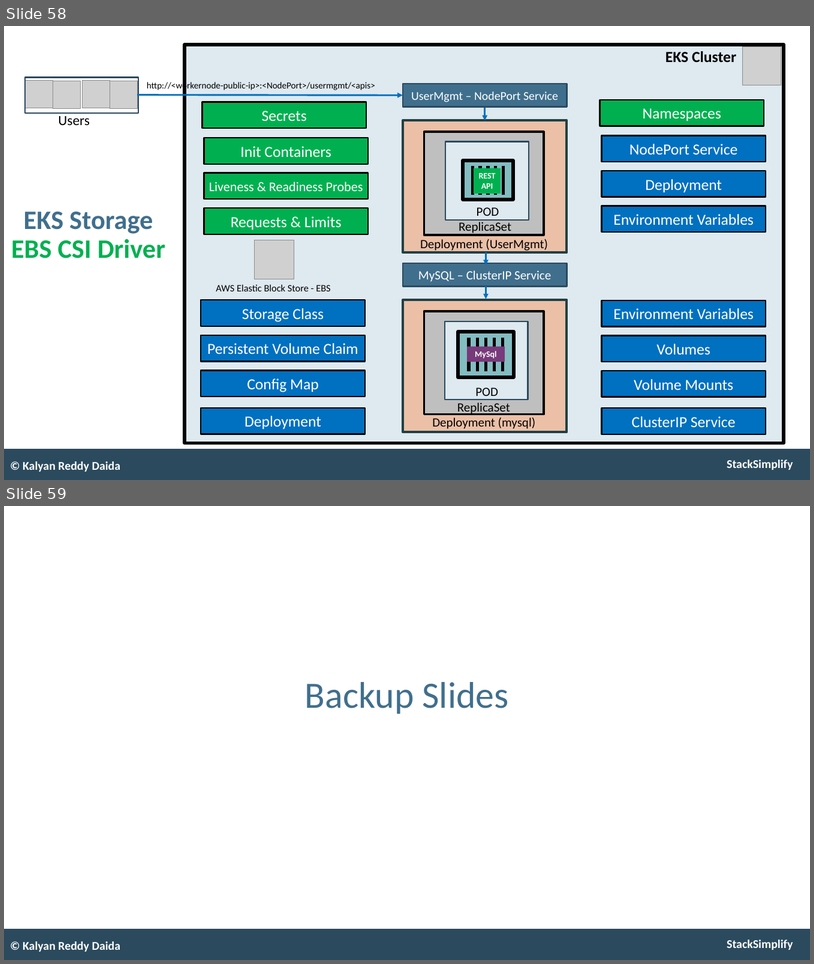
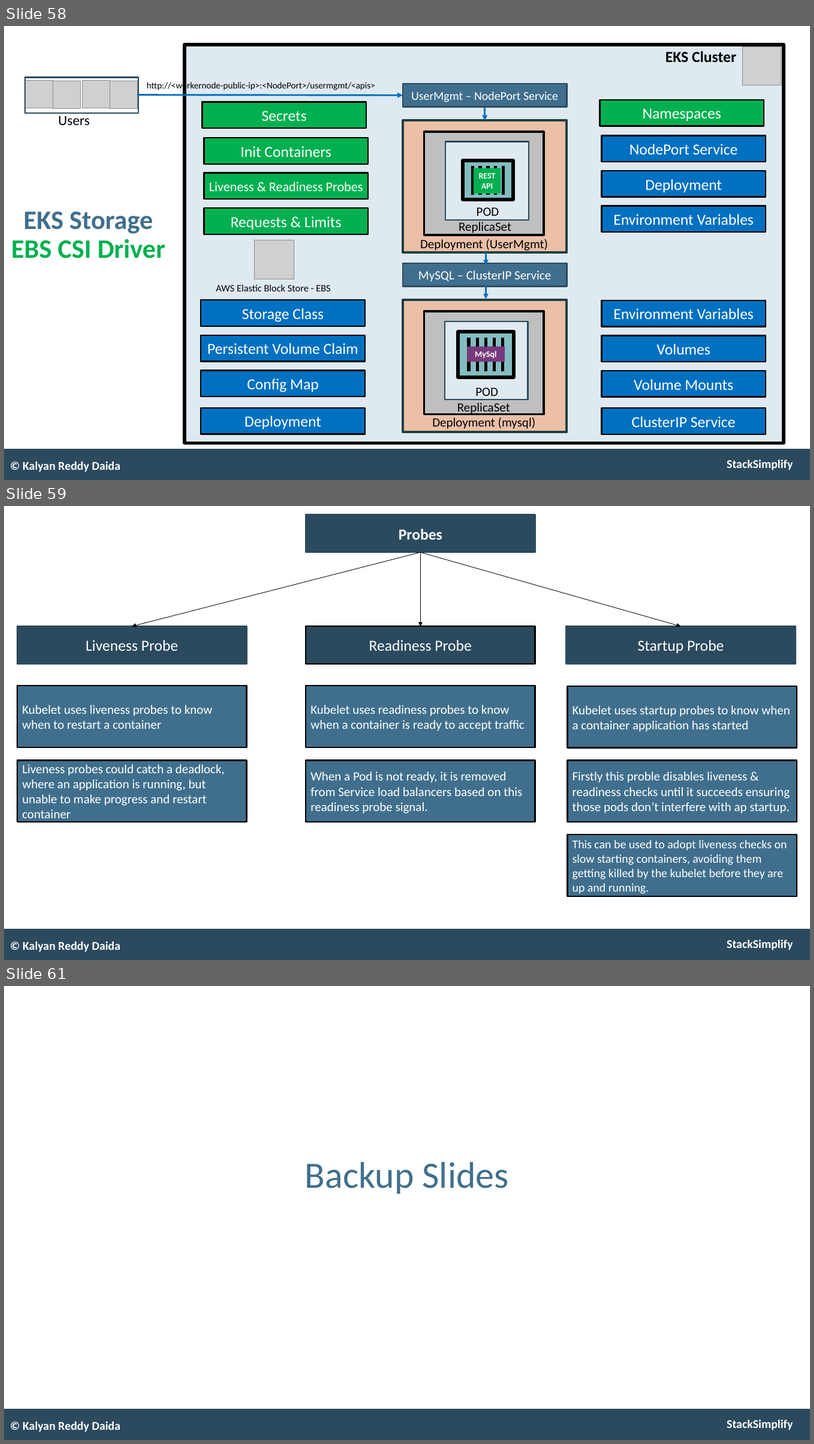
Before and after one commit to stacksimplify/aws-eks-kubernetes-masterclass, a slide deck: presentation/AWS-Fargate-and-EKS-Masterclass.pptx. Shown one above the other, each under a label of ours: slides 58 and 59 before the commit, slides 58, 59 and 61 after it; the slides between them are not shown. The pictures are 814x964 and 814x1444 pixels, drawn with LibreOffice and Linux fonts; fonts in the diff are those of the drawing; grey boxes stand for pictures. Boxes give left, top, right and bottom in pixels: in the first picture for what was removed or moved away, otherwise in the second. Text is boxed around its words. In the diff, an @@ line names an element or a change of style, - is before the commit and + after.

```diff
--- a/presentation/AWS-Fargate-and-EKS-Masterclass.pptx
+++ b/presentation/AWS-Fargate-and-EKS-Masterclass.pptx
@@ slide 59 added at (4, 506, 810, 960), background #FFFFFF; not listed: 2 template elements that a slide beside it also shows @@
@@ rectangle added at (306, 514, 535, 552), fill #2B4A5E, outline #2B4A5E 2 pt, 22 pt, text #FFFFFF, bold @@
+Probes
@@ arrow added from (421, 552) to (132, 626), #000000 0.75 pt @@
@@ arrow added from (421, 552) to (421, 626), #000000 0.75 pt @@
@@ arrow added from (421, 552) to (681, 626), #000000 0.75 pt @@
@@ rectangle added at (17, 626, 246, 663), fill #2B4A5E, outline #2B4A5E 2 pt, 22 pt, text #FFFFFF @@
+Liveness Probe
@@ rectangle added at (306, 626, 535, 663), fill #2B4A5E, outline #000000 2 pt, 22 pt, text #FFFFFF @@
+Readiness Probe
@@ rectangle added at (566, 626, 796, 663), fill #2B4A5E, outline #2B4A5E 2 pt, 22 pt, text #FFFFFF @@
+Startup Probe
@@ rectangle added at (17, 685, 246, 747), fill #406F8D, outline #000000 2 pt, 18 pt, text #FFFFFF @@
+Kubelet uses liveness probes to know when to restart a container
@@ rectangle added at (306, 685, 535, 747), fill #406F8D, outline #000000 2 pt, 18 pt, text #FFFFFF @@
+Kubelet uses readiness probes to know when a container is ready to accept traffic
@@ rectangle added at (567, 686, 797, 747), fill #406F8D, outline #000000 2 pt, 18 pt, text #FFFFFF @@
+Kubelet uses startup probes to know when a container application has started
@@ rectangle added at (17, 760, 246, 822), fill #406F8D, outline #000000 2 pt, 18 pt, text #FFFFFF @@
+Liveness probes could catch a deadlock, where an application is running, but unable to make progress and restart container
@@ rectangle added at (306, 760, 535, 822), fill #406F8D, outline #000000 2 pt, 18 pt, text #FFFFFF @@
+When a Pod is not ready, it is removed from Service load balancers based on this readiness probe signal.
@@ rectangle added at (567, 760, 797, 822), fill #406F8D, outline #000000 2 pt, 18 pt, text #FFFFFF @@
+Firstly this proble disables liveness & readiness checks until it succeeds ensuring those pods don’t interfere with ap startup.
@@ rectangle added at (567, 834, 797, 895), fill #406F8D, outline #000000 2 pt, 17 pt, text #FFFFFF @@
+This can be used to adopt liveness checks on slow starting containers, avoiding them getting killed by the kubelet before they are up and running.
@@ text added at (23, 941, 121, 951), 17 pt, text #FFFFFF, bold @@
+© Kalyan Reddy Daida
@@ what was slide 59 is now slide 61 @@
```
Also in this commit, not shown: 1 slide changed, 1 other slide added, 14 other files.
